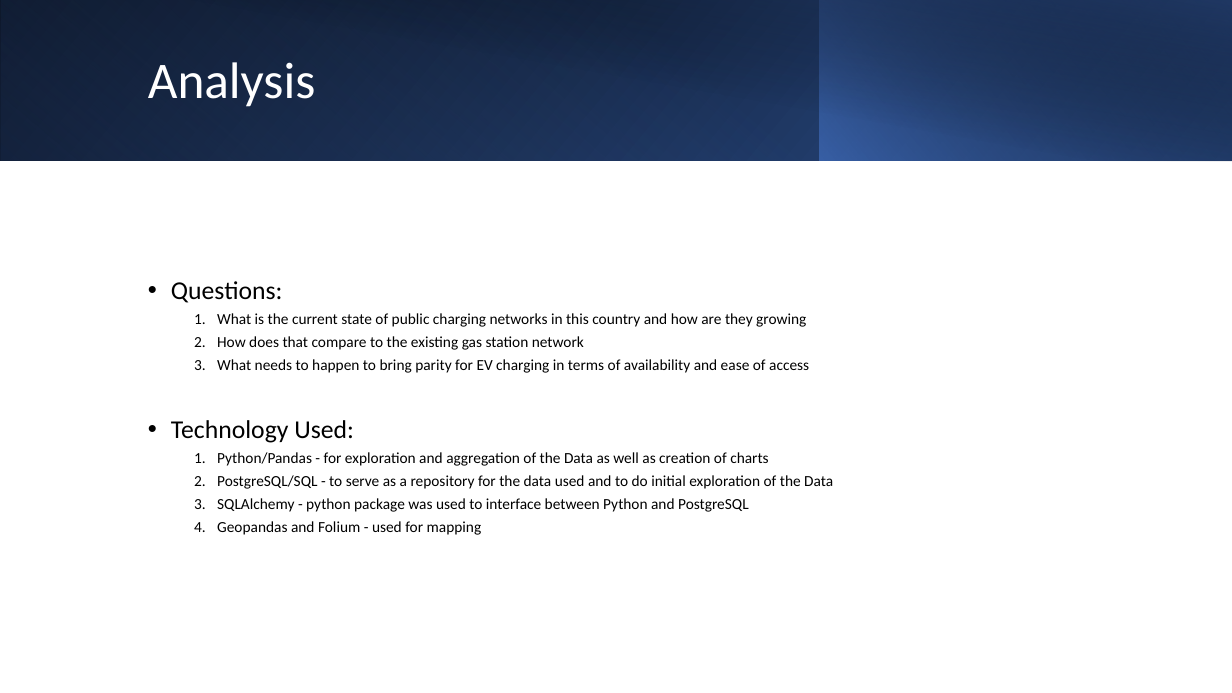
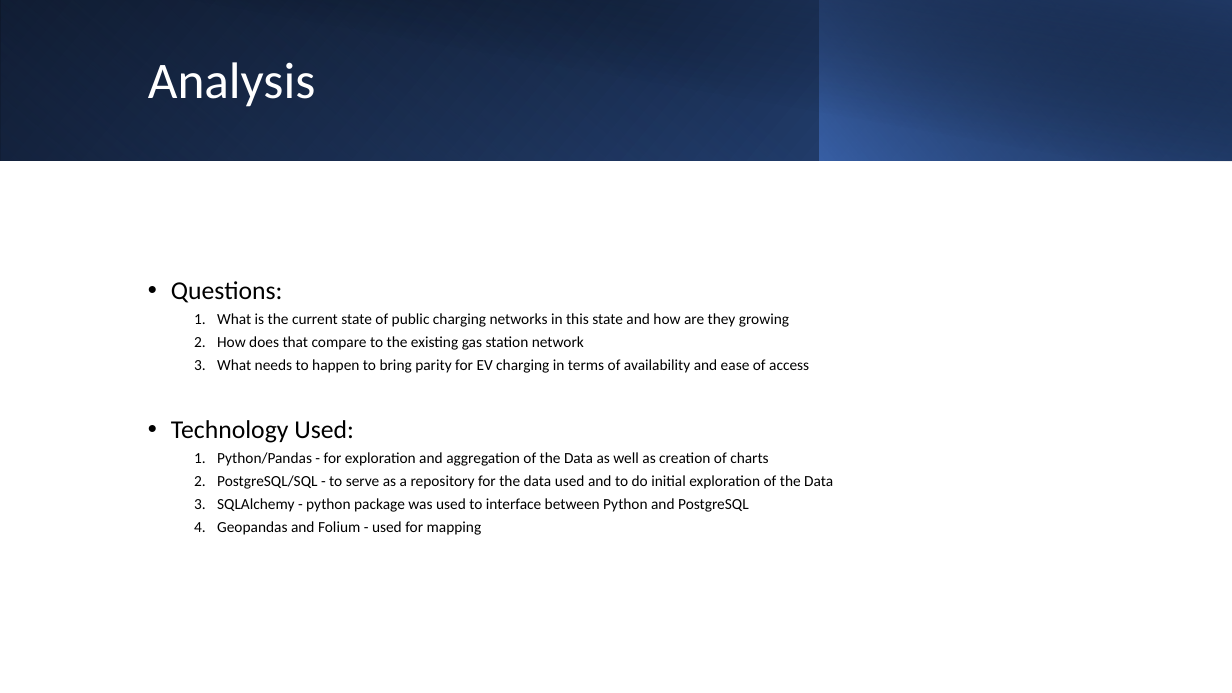
Before and after one commit to hollandgriffis/TN-EV-Charging, a slide deck: slide 3 of slides/Tn_EV_Charging.pptx. Drawn at 1232x693 pixels with LibreOffice and Linux fonts; fonts in the diff are those of the drawing. Boxes give left, top, right and bottom in pixels: in the first picture for what was removed or moved away, otherwise in the second. Text is boxed around its words. In the diff, an @@ line names an element or a change of style, - is before the commit and + after.

Commit message:
12_17 upload 2

```diff
--- a/slides/Tn_EV_Charging.pptx
+++ b/slides/Tn_EV_Charging.pptx
@@ text at [217, 313, 789, 327]: text changed @@
-  1. What is the current state of public charging networks in this country and how are they growing
+  1. What is the current state of public charging networks in this state and how are they growing
```
